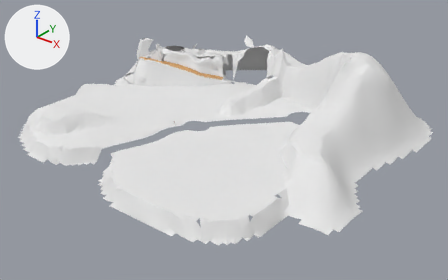
A saved change to the FBX model assets/world/world-finish/world-finish-path.fbx.
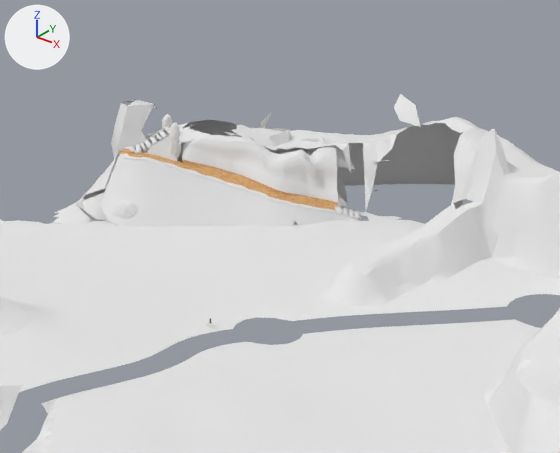
The first picture shows the older version from a 50 mm camera at (270.0, -283.0, 177.0) aimed at (26.0, 22.0, -12.0). The close-ups show the older and then the newer version on the part from 21% to 69% of the width and 0% to 62% of the height of that picture. Only the edits that show in the close-ups are written down. Arrows for +X, +Y and +Z are at upper left; the lights stay in place.

In view in the first close-up: 'W7_CD_Ground__grass', 'W7_CD_Ground__ground', 'W7_F_PathFoot__dirt_path', 'W7_F_PathGrass__grass', 'W7_F_PathOverRocks__cliff_rock_1718', 'W7_F_PathOverRocks__cliff_rock_1817', 'W7_F_PathOverRocks__grass_1916', 'W7_F_PathRocks__cliff_rock', 'W7_F_PathWall__cliff_rock', 'W7_F_Path__dirt_path' and 4 more.
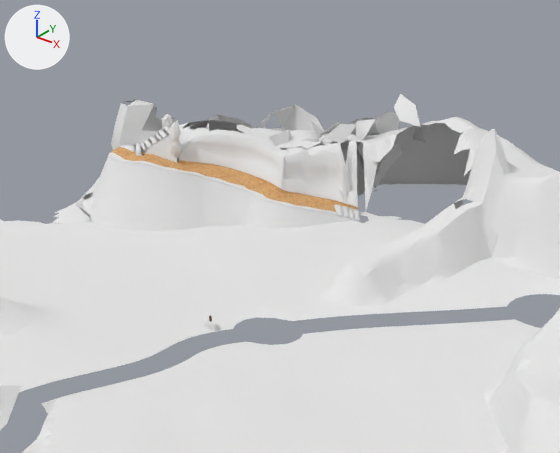
Where the newer file only moved an object's origin or applied its transform, the numbers keep the older frame.

Changed parts and their boxes [x1, y1, x2, y2] in the close-ups (560 x 453 px):
'W7_F_PathWall__cliff_rock', reshaped (6% taller)
    before: [101, 129, 359, 226]
    after: [90, 128, 360, 231]
'W7_F_PathOverRocks__cliff_rock_1816', added
    after: [272, 104, 403, 196]
'W7_F_Path__dirt_path', reshaped
    before: [119, 149, 336, 211]
    after: [110, 147, 336, 212]
'W7_F_PathFoot__dirt_path', reshaped (15% wider)
    before: [182, 159, 338, 206]
    after: [179, 160, 358, 209]
'W7_F_PathGrass__grass', reshaped
    before: [119, 153, 336, 213]
    after: [109, 153, 337, 215]
'W7_F_PathOverRocks__cliff_rock_1717', added (mostly hidden)
    after: [141, 107, 256, 176]
part 2 of me_terrain_ground__ground_003, deleted
    before: [336, 143, 350, 171]
part 3 of me_terrain_ground__ground_003, deleted
    before: [451, 149, 470, 205]
part 4 of me_w7_f_pathfoot__dirt_path, rebuilt (12% wider, 7% taller)
    before: [182, 162, 338, 206]
    after: [179, 162, 354, 209]
part 5 of me_w7_f_pathfoot__dirt_path, rebuilt (15% wider, 9% taller)
    before: [182, 159, 338, 204]
    after: [179, 160, 358, 209]
part 6 of me_w7_f_pathwall__cliff_rock, rebuilt (15% wider, 14% taller)
    before: [182, 134, 338, 203]
    after: [179, 128, 358, 207]
part 7 of me_w7_f_pathwall__cliff_rock, rebuilt
    before: [118, 154, 359, 220]
    after: [111, 157, 360, 222]
part 8 of me_w7_f_pathwall__cliff_rock, rebuilt (8% taller)
    before: [101, 156, 359, 226]
    after: [90, 155, 359, 231]
part 9 of me_w7_f_pathwall__cliff_rock, rebuilt
    before: [105, 129, 164, 187]
    after: [118, 129, 164, 161]
part 11 of me_terrain_ground__grass_003, deleted
    before: [201, 129, 367, 223]

Patch to the scene script:
```diff
--- a/assets/world/world-finish/world-finish-path.fbx.py
+++ b/assets/world/world-finish/world-finish-path.fbx.py
@@ me_w7_f_path__dirt_path @@
-me_w7_f_path__dirt_path.from_pydata(...)  # 114 vertices, 56 faces; spans x -81.8..-23.2, y 44.8..85.6, z 2.7..19.3
+me_w7_f_path__dirt_path.from_pydata(...)  # 116 vertices, 57 faces; spans x -84.4..-22.1, y 41.6..86.7, z 2.7..19.1
+# me_w7_f_path__dirt_path part 10: 114 vertices removed from x -81.8..-23.2, y 44.8..85.6, z 2.7..19.3; 116 vertices added at x -84.4..-22.1, y 41.6..86.7, z 2.7..19.1
 me_w7_f_path__dirt_path.materials.append(mat_wf_dirt_path)
@@ me_w7_f_pathgrass__grass @@
-me_w7_f_pathgrass__grass.from_pydata(...)  # 114 vertices, 55 faces; spans x -79.5..-23.1, y 44.6..82.9, z 2.7..19.3
+me_w7_f_pathgrass__grass.from_pydata(...)  # 114 vertices, 56 faces; spans x -82.9..-22.0, y 41.4..81.9, z 2.7..19.1
+# me_w7_f_pathgrass__grass part 1: the loose piece of 110 vertices spanning x -79.5..-23.1, y 44.6..82.9, z 2.7..19.1 is rebuilt with 114 vertices and now spans x -82.9..-22.0, y 41.4..81.9, z 2.7..19.1
+# other edits to the shape of me_w7_f_pathgrass__grass do not show in these pictures
 me_w7_f_pathgrass__grass.materials.append(mat_wf_grass)
@@ me_w7_f_pathfoot__dirt_path @@
-me_w7_f_pathfoot__dirt_path.from_pydata(...)  # 168 vertices, 82 faces; spans x -64.9..-26.5, y 57.9..87.5, z 2.1..17.2
+me_w7_f_pathfoot__dirt_path.from_pydata(...)  # 188 vertices, 92 faces; spans x -65.6..-23.0, y 57.5..92.0, z 0.4..17.0
+# me_w7_f_pathfoot__dirt_path part 4: the loose piece of 84 vertices spanning x -64.8..-26.5, y 57.9..87.3, z 2.3..16.5 is rebuilt with 94 vertices and now spans x -65.4..-23.0, y 57.5..91.7, z 0.6..16.3
+# me_w7_f_pathfoot__dirt_path part 5: the loose piece of 84 vertices spanning x -64.9..-27.3, y 58.0..87.5, z 2.1..17.2 is rebuilt with 94 vertices and now spans x -65.6..-23.0, y 57.5..92.0, z 0.4..17.0
 me_w7_f_pathfoot__dirt_path.materials.append(mat_wf_dirt_path)
@@ me_w7_f_pathwall__cliff_rock @@
-me_w7_f_pathwall__cliff_rock.from_pydata(...)  # 646 vertices, 415 faces; spans x -86.8..-17.6, y 36.7..92.9, z -1.2..25.0
+me_w7_f_pathwall__cliff_rock.from_pydata(...)  # 685 vertices, 448 faces; spans x -89.1..-16.6, y 32.6..99.3, z -1.1..25.0
+# me_w7_f_pathwall__cliff_rock part 6: the loose piece of 294 vertices spanning x -67.1..-27.3, y 58.0..92.9, z 2.1..23.2 is rebuilt with 329 vertices and now spans x -68.5..-23.1, y 57.5..99.3, z 0.3..24.7
+# me_w7_f_pathwall__cliff_rock part 7: the loose piece of 122 vertices spanning x -79.5..-17.9, y 44.6..86.3, z -0.7..19.1 is rebuilt with 126 vertices and now spans x -82.9..-16.9, y 41.4..85.2, z -0.7..19.1
+# me_w7_f_pathwall__cliff_rock part 8: the loose piece of 122 vertices spanning x -82.6..-17.6, y 36.7..86.2, z -1.1..19.0 is rebuilt with 126 vertices and now spans x -87.5..-16.6, y 32.6..85.0, z -1.1..19.0
+# me_w7_f_pathwall__cliff_rock part 9: the loose piece of 24 vertices spanning x -86.8..-74.1, y 46.1..63.7, z 6.8..25.0 is rebuilt with 24 vertices and now spans x -89.1..-74.3, y 51.1..63.8, z 8.5..25.0
+# other edits to the shape of me_w7_f_pathwall__cliff_rock do not show in these pictures
 me_w7_f_pathwall__cliff_rock.materials.append(mat_wf_cliff_rock)
@@ me_terrain_ground__ground_003 @@
-me_terrain_ground__ground_003.from_pydata(...)  # 3266 vertices, 5310 faces; spans x -130.0..130.0, y -124.0..124.0, z -28.0..28.0
+me_terrain_ground__ground_003.from_pydata(...)  # 3262 vertices, 5302 faces; spans x -130.0..130.0, y -124.0..124.0, z -28.0..28.0
+# me_terrain_ground__ground_003 part 2: the loose piece of 4 vertices spanning x -50.0..-44.0, y 58.0..62.0, z -8.0..1.0 is deleted
+# me_terrain_ground__ground_003 part 3: 2 vertices removed from x -16.0..-10.0, y 62.0..68.0, z -19.0..-6.0
+# other edits to the shape of me_terrain_ground__ground_003 do not show in these pictures
 me_terrain_ground__ground_003.materials.append(mat_w1_ground)
@@ me_terrain_ground__grass_003 @@
-me_terrain_ground__grass_003.from_pydata(...)  # 3136 vertices, 5532 faces; spans x -114.0..114.0, y -105.0..105.0, z -23.0..23.0
+me_terrain_ground__grass_003.from_pydata(...)  # 3121 vertices, 5505 faces; spans x -114.0..114.0, y -105.0..105.0, z -23.0..23.0
+# me_terrain_ground__grass_003 part 11
+# 15 vertices are removed from x -72.0..-39.0, y 48.0..78.0, z -4.0..0.0
+# 27 faces are deleted
 me_terrain_ground__grass_003.materials.append(mat_wf_grass)
@@ ob_w7_f_pathoverrocks__cliff_rock_1816 @@
+ob_w7_f_pathoverrocks__cliff_rock_1816 = bpy.data.objects.new('W7_F_PathOverRocks__cliff_rock_1816', me_rocks_walls__cliff_rock_005)  # 78 vertices, 97 faces; spans x -17.6..17.6, y -16.9..16.9, z -14.2..14.2; in mat_wf_cliff_rock (white #e7e7e7)
+ob_w7_f_pathoverrocks__cliff_rock_1816.location = (-47.1, 109.9, 10.2)
@@ ob_w7_f_pathoverrocks__cliff_rock_1717 @@
+ob_w7_f_pathoverrocks__cliff_rock_1717 = bpy.data.objects.new('W7_F_PathOverRocks__cliff_rock_1717', me_rocks_walls__cliff_rock_002_1)  # 86 vertices, 102 faces; spans x -19.9..19.9, y -17.6..17.6, z -14.9..14.9; in mat_wf_cliff_rock (white #e7e7e7)
+ob_w7_f_pathoverrocks__cliff_rock_1717.location = (-80.4, 78.8, 12.2)
```
